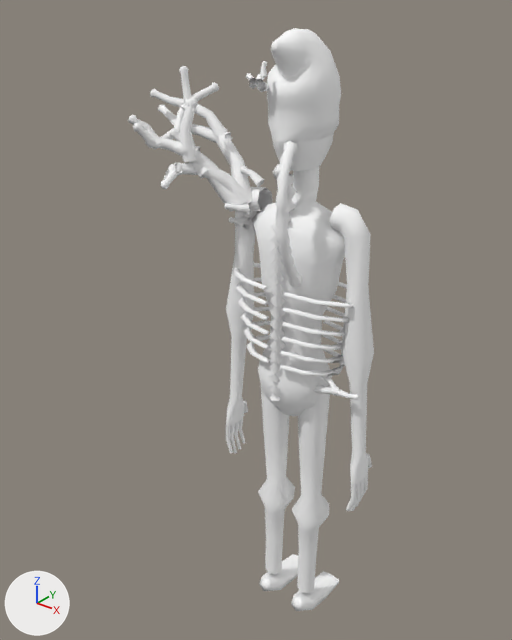
What one commit did to the glTF model put_a_sock_in_it/assets/people/super.glb.
Both versions are drawn from a 50 mm camera at (1.115, -1.591, 2.092) aimed at (-0.158, 0.0, 1.105). The axes (+X, +Y, +Z) are drawn at lower left. The lights are the same throughout. The first picture is the older version. Vertices at exactly the same position are counted once.

Objects in the first picture: 'super'.
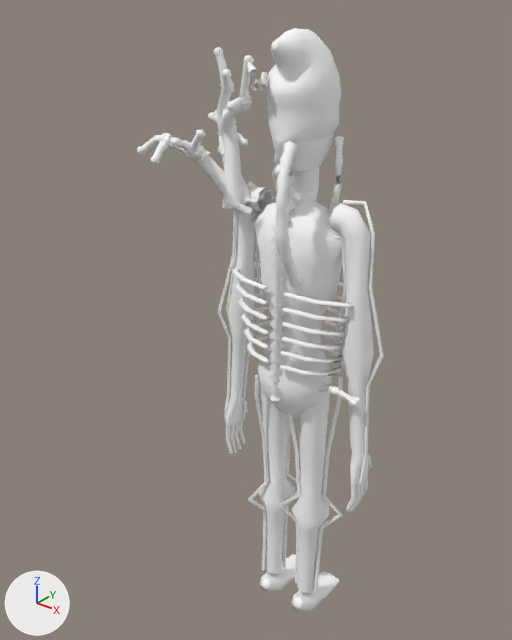
What differs and where, as boxes (x1, y1, x2, y2) in the pictures (512 x 640 px; the box of a moved part takes in the faces that stretch with it):
'super', reshaped: before (128, 28, 374, 611); after (137, 28, 384, 611)
part 1 of me_super, moved or reshaped: before (174, 122, 231, 143); after (236, 132, 248, 147)
part 2 of me_super, moved or reshaped (mostly hidden afterwards): before (145, 135, 200, 158); after (234, 118, 237, 131)
part 3 of me_super, moved or reshaped: before (161, 162, 182, 189); after (151, 133, 173, 164)
part 4 of me_super, moved or reshaped: before (179, 66, 197, 112); after (185, 147, 205, 161)
part 5 of me_super, moved or reshaped: before (133, 123, 160, 150); after (186, 129, 206, 159)
part 6 of me_super, moved or reshaped: before (179, 144, 246, 212); after (171, 137, 201, 157)
part 7 of me_super, moved or reshaped: before (175, 104, 184, 133); after (217, 95, 252, 136)
part 8 of me_super, moved or reshaped: before (181, 82, 219, 111); after (226, 97, 252, 112)
part 9 of me_super, moved or reshaped: before (180, 99, 197, 162); after (237, 55, 254, 111)
part 10 of me_super, moved or reshaped: before (150, 89, 184, 108); after (213, 47, 235, 94)
part 11 of me_super, moved or reshaped: before (234, 217, 252, 230); after (244, 200, 252, 207)
part 12 of me_super, moved or reshaped (not visible afterwards): before (229, 217, 249, 226)
part 13 of me_super, moved or reshaped: before (240, 166, 264, 187); after (247, 62, 257, 76)
part 14 of me_super, moved or reshaped (not visible afterwards): before (158, 105, 177, 125)
part 15 of me_super, deleted: before (128, 61, 337, 396)
part 16 of me_super, built on: before (169, 73, 359, 400); after (137, 69, 384, 593)

Patch to the scene script:
```diff
--- a/put_a_sock_in_it/assets/people/super.glb.py
+++ b/put_a_sock_in_it/assets/people/super.glb.py
@@ me_super @@
-me_super.from_pydata(...)  # 2493 vertices, 4426 faces; spans x -0.55..0.27, y -0.27..0.18, z 0.0..1.97
+me_super.from_pydata(...)  # 2889 vertices, 5162 faces; spans x -0.45..0.3, y -0.26..0.18, z 0.0..1.97
+# me_super part 1: the loose piece of 26 vertices spanning x -0.46..-0.28, y -0.04..0.04, z 1.63..1.69 is multiplied about its middle by the matrix ((-0.361, 0.045, 0.208), (-0.006, -0.412, 0.079), (0.212, 0.065, 0.355)), then moved by (0.09, 0.05, -0.01)
+# me_super part 2: the loose piece of 26 vertices spanning x -0.38..-0.25, y -0.23..-0.11, z 1.62..1.7 is multiplied about its middle by the matrix ((-0.101, 0.454, 0.184), (-0.428, 0.009, -0.258), (-0.238, -0.209, 0.387)), then moved by (0.01, 0.23, 0.02)
+# me_super part 3: the loose piece of 26 vertices spanning x -0.32..-0.28, y -0.24..-0.16, z 1.56..1.62 is scaled about its middle by (0.985, 0.996, 1.3), then moved by (-0.06, 0.03, 0.06)
+# me_super part 4: the loose piece of 26 vertices spanning x -0.33..-0.27, y -0.14..-0.1, z 1.74..1.87 is multiplied about its middle by the matrix ((0.822, -0.163, 0.773), (0.783, 0.315, -0.767), (-0.104, 1.083, 0.339)), then moved by (0.05, -0.02, -0.16)
+# me_super part 5: the loose piece of 26 vertices spanning x -0.38..-0.34, y -0.27..-0.19, z 1.65..1.73 is turned 73.8 degrees about the z axis through its middle and scaled by 1.12, then moved by (0.16, 0.03, 0.0)
+# me_super part 6: the loose piece of 26 vertices spanning x -0.31..-0.15, y -0.17..-0.03, z 1.47..1.68 is multiplied about its middle by the matrix ((0.262, -0.342, 0.011), (0.32, 0.24, -0.16), (0.121, 0.106, 0.4)), then moved by (0.0, -0.11, 0.1)
+# me_super part 7: the loose piece of 26 vertices spanning x -0.42..-0.37, y -0.1..0.01, z 1.67..1.77 is multiplied about its middle by the matrix ((0.72, -0.121, -1.264), (1.239, 0.388, 0.669), (0.28, -1.402, 0.294)), then moved by (0.22, -0.03, 0.03)
+# me_super part 8: the loose piece of 26 vertices spanning x -0.32..-0.24, y -0.14..-0.05, z 1.74..1.83 is multiplied about its middle by the matrix ((-0.633, 0.951, 0.294), (-0.929, -0.439, -0.58), (-0.358, -0.543, 0.984)), then moved by (0.17, -0.04, 0.01)
+# me_super part 9: the loose piece of 26 vertices spanning x -0.31..-0.25, y -0.17..-0.1, z 1.62..1.79 is multiplied about its middle by the matrix ((0.534, -0.505, 0.495), (0.695, 0.489, -0.251), (-0.131, 0.539, 0.691)), then moved by (0.18, 0.03, 0.14)
+# me_super part 10: the loose piece of 26 vertices spanning x -0.51..-0.39, y -0.08..0.01, z 1.73..1.79 is multiplied about its middle by the matrix ((0.545, -0.645, -0.077), (0.297, 0.158, 0.778), (-0.578, -0.527, 0.328)), then moved by (0.25, -0.06, 0.11)
+# me_super part 11: the loose piece of 26 vertices spanning x -0.22..-0.15, y -0.06..-0.01, z 1.41..1.45 is scaled about its middle by (0.636, 0.639, 0.618), then moved by (0.03, -0.01, 0.07)
+# me_super part 12: the loose piece of 26 vertices spanning x -0.22..-0.16, y -0.06..-0.02, z 1.42..1.45 is scaled about its middle by (0.786, 0.744, 1.2), then moved by (0.0, 0.07, 0.02)
+# me_super part 13: the loose piece of 26 vertices spanning x -0.19..-0.12, y -0.04..-0.01, z 1.54..1.6 is turned -40.1 degrees about the z axis through its middle and scaled by 0.621, then moved by (0.09, -0.11, 0.31)
+# me_super part 14: the loose piece of 26 vertices spanning x -0.55..-0.41, y -0.04..0.02, z 1.66..1.73 is scaled about its middle by (0.209, 0.636, 0.289), then moved by (0.46, -0.07, 0.12)
+# me_super part 15: 6 loose pieces with 156 vertices, spanning x -0.5..0.2, y -0.26..0.01, z 0.98..1.9, are deleted
+# me_super part 16: 43 vertices moved from x -0.35..0.25, y -0.15..0.03, z 0.95..1.86 to x -0.44..0.25, y -0.19..0.03, z 0.95..1.86; 285 vertices removed from x -0.43..0.26, y -0.15..0.04, z 0.98..1.87; 837 vertices added at x -0.45..0.3, y -0.2..0.11, z 0.1..1.88
+# other edits to the shape of me_super do not show in these pictures
 me_super.materials.append(mat_super)
```
